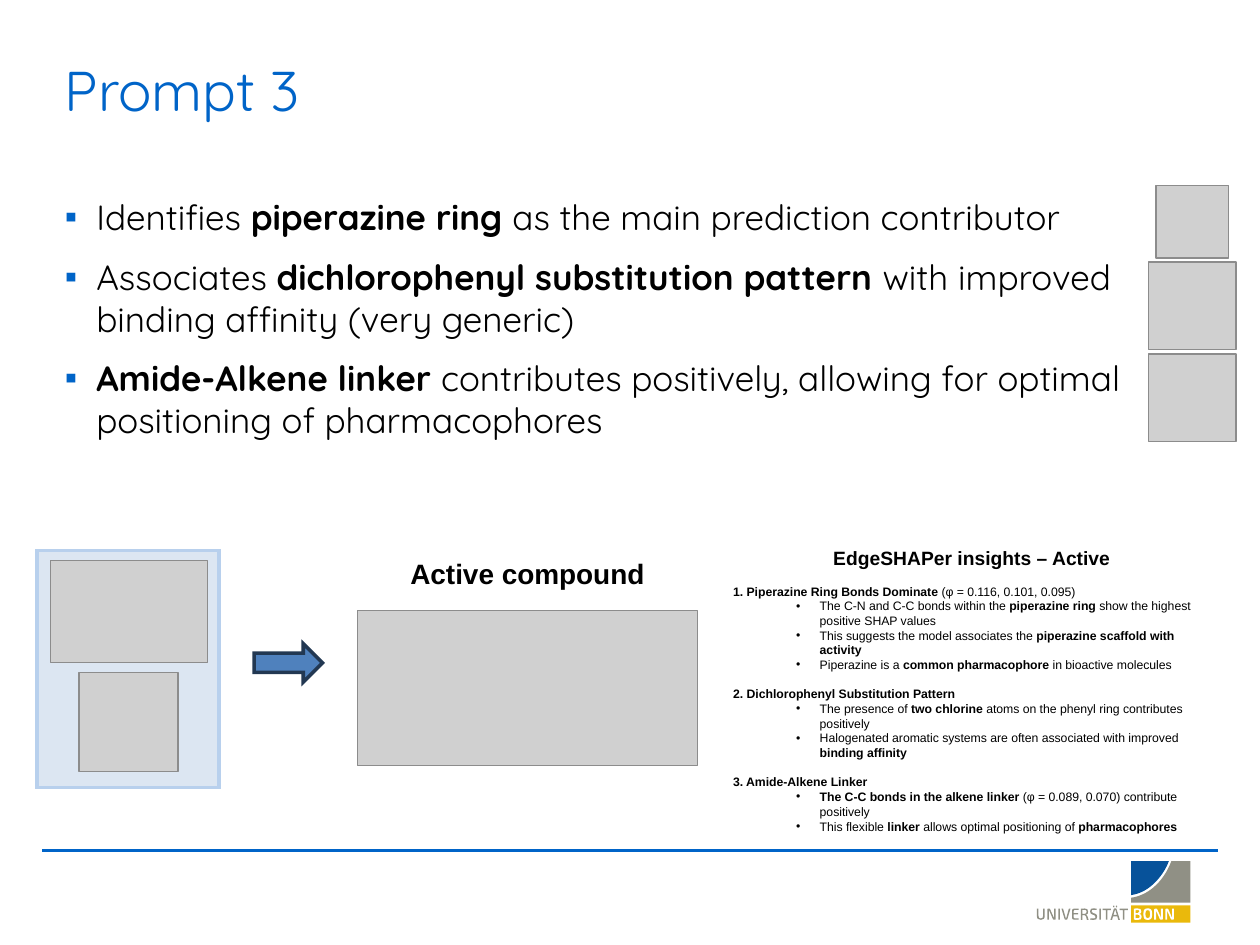
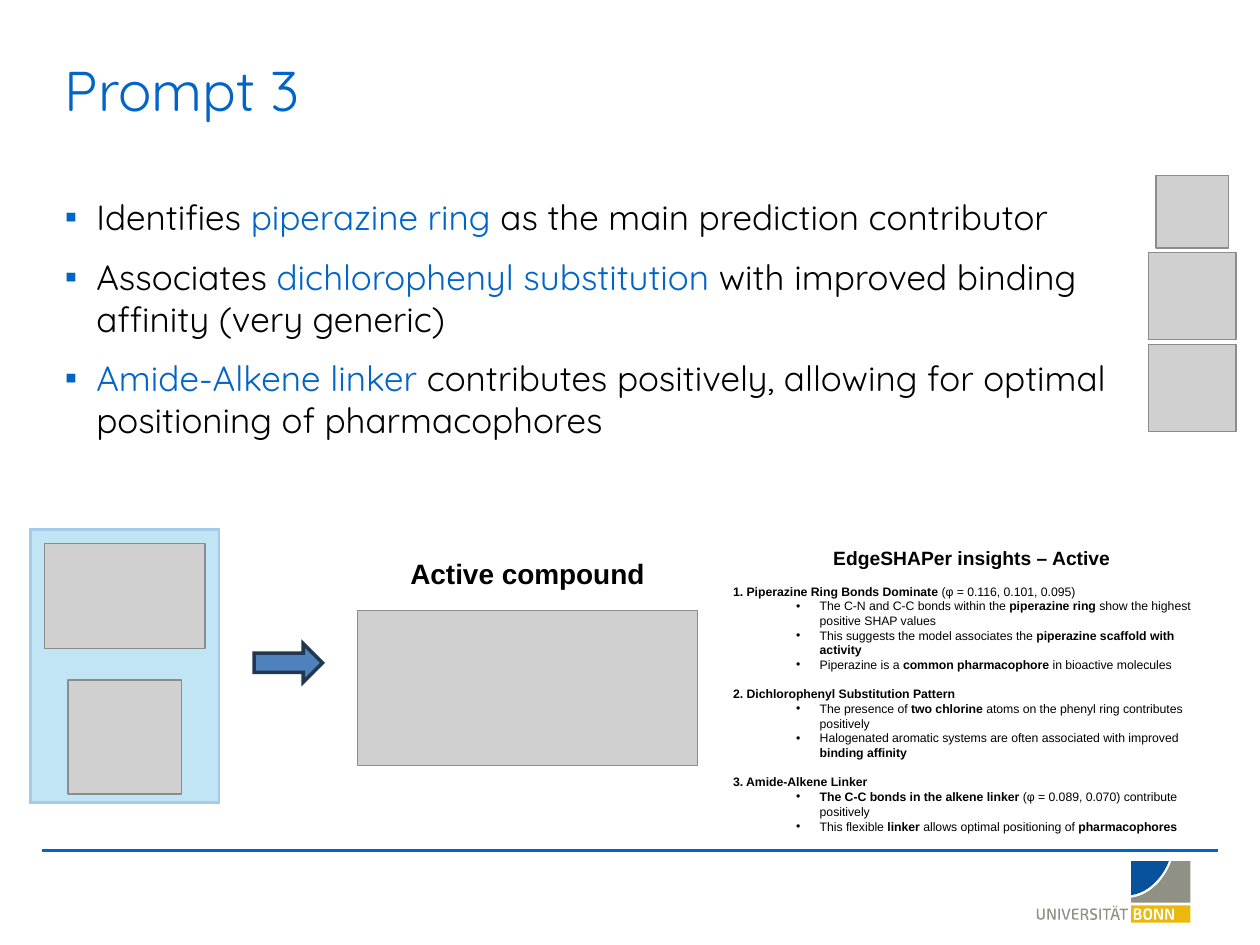
Before and after one commit to LSI-Uni-Bonn/ChemicHAL, a slide deck: slide 14 of slides/AI_Agent_Explainability.pptx. Drawn at 1260x945 pixels with LibreOffice and Linux fonts; fonts in the diff are those of the drawing; grey boxes stand for pictures; background and template pictures are left out. Boxes give left, top, right and bottom in pixels: in the first picture for what was removed or moved away, otherwise in the second. Text is boxed around its words. In the diff, an @@ line names an element or a change of style, - is before the commit and + after.

```diff
--- a/slides/AI_Agent_Explainability.pptx
+++ b/slides/AI_Agent_Explainability.pptx
@@ text at bbox=[96, 204, 1105, 440]: text colour #000000 to #0064C8, bold off in "piperazine ring", "Amide-Alkene linker" @@
@@ text at bbox=[96, 264, 1076, 339]: text changed @@
-▪ Associates dichlorophenyl substitution pattern with improved binding affinity (very generic)
+▪ Associates dichlorophenyl substitution with improved binding affinity (very generic)
@@ 3 pictures: place and size @@
-3 pictures at bbox=[1149, 185, 1236, 441]
+3 pictures at bbox=[1149, 175, 1236, 431]
@@ rectangle: place and size @@
-rectangle at bbox=[37, 551, 219, 788]
+rectangle at bbox=[30, 529, 218, 801]
@@ rectangle at bbox=[30, 529, 218, 801]: fill #DCE6F2 to #C1E5F5; outline #B8D0ED 2 pt to #A6CAEC 1.5 pt @@
@@ picture: place and size @@
-picture at bbox=[50, 561, 207, 663]
+picture at bbox=[44, 543, 204, 648]
@@ picture: place and size @@
-picture at bbox=[79, 673, 179, 772]
+picture at bbox=[68, 680, 181, 794]
```
Also in this commit, not shown: 23 other slides changed.
